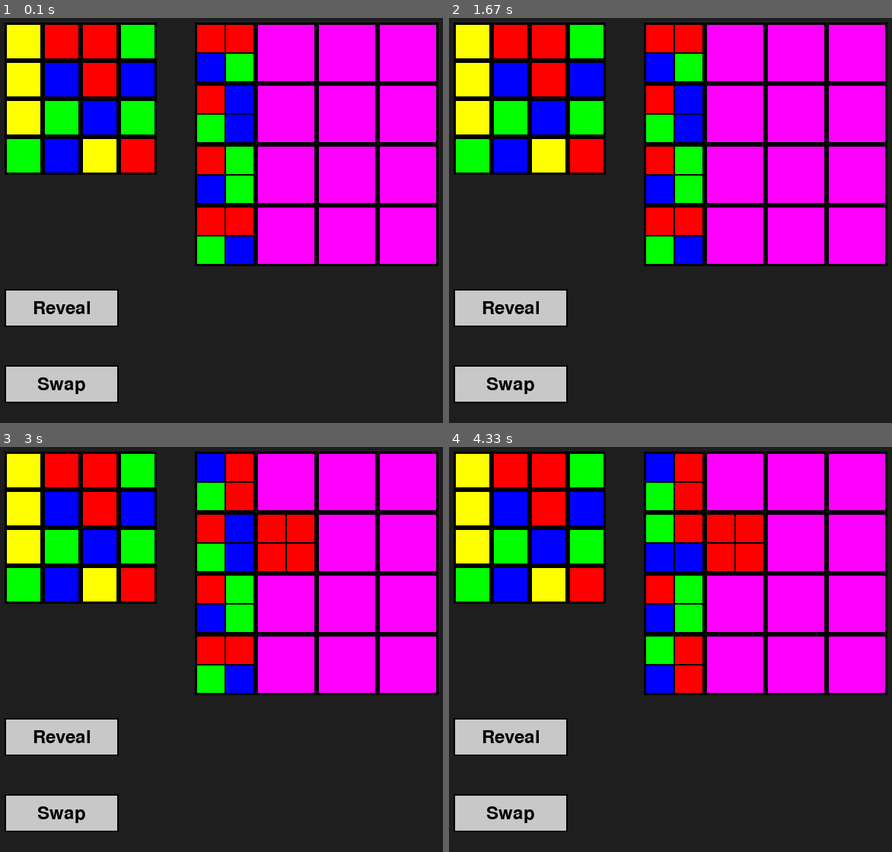
Above: before the commit, frames 1-4 (two rows, left to right).
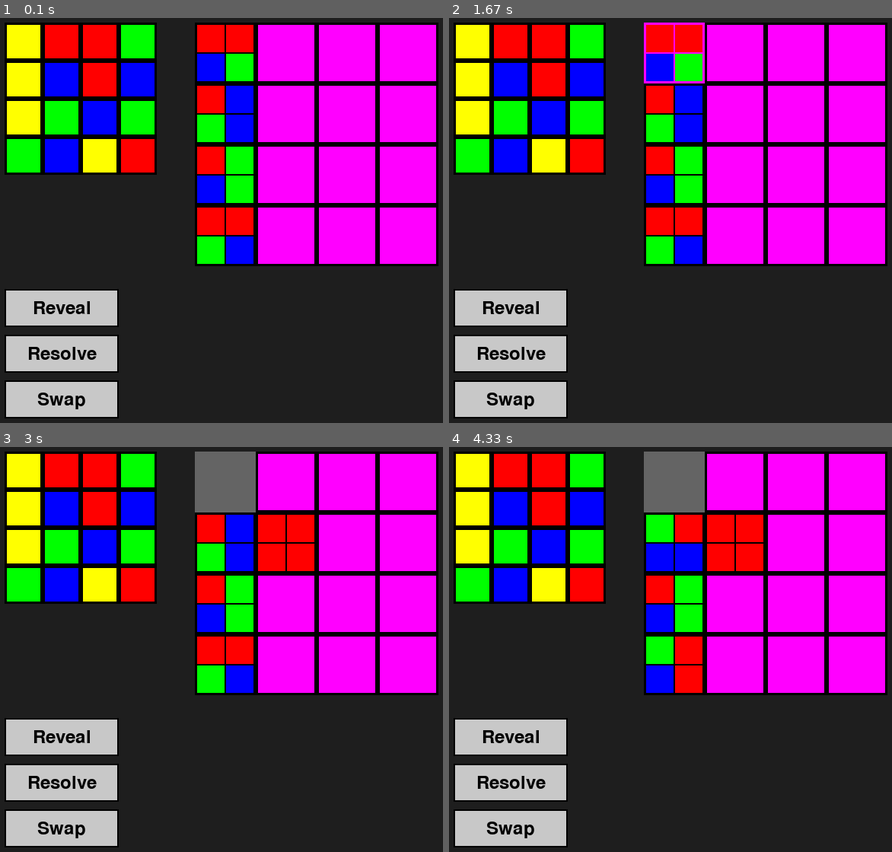
Above: after the commit, the same moments.

Repository: tillschutze/matcher
Game: pygame game, started from main.py
Same seed, same stepped clock (60 frames per second), same inputs: the game is played once before the commit and once after it.
Inputs (mouse positions are in pixels of both pictures, inside the frame that each line leads up to):
- Up to frame 1 (0.1 s): no input
- Up to frame 2 (1.67 s): click (719, 212) at 0.38 s; click (511, 354) at 0.72 s, where only the run after the commit has a clickable "Resolve"; click (807, 54) at 1.05 s
- Up to frame 3 (3 s): click (225, 483) at 1.88 s; click "Reveal" at 2.22 s; click (287, 544) at 2.55 s
- Up to frame 4 (4.33 s): click (674, 544) at 3.38 s; click (674, 665) at 3.72 s

The runs differ from the first frame. In frame 1, 4.0% of the frame differs, in the area x 1-27%, y 78-99%; in frame 2, 4.4%; in frame 3, 6.0%, in the area x 1-58%, y 1-99%; in frame 4, 6.0%.

Commit message:
resolve cards

Diff:
--- a/classes/Board.py
+++ b/classes/Board.py
@@ -97,6 +97,7 @@
     def __init__(self, dimension, deck: Deck, origin=(300, 50), cell_size=80):
         self.deck = deck
         super().__init__(dimension, origin, cell_size)
+        self.board = np.empty((4, 4), dtype=object)
 
     def create_board(self):
         self.create_cells()
@@ -106,6 +107,9 @@
 
     def draw_board(self, screen):
         for i, cell in enumerate(self.cells):
+            if not cell.card:
+                draw_rect(screen, (100, 100, 100), cell.rect)
+                continue
             if i % 4 == 0:
                 cell.card.isFaceUp = True
             cell.card.draw(screen, cell.rect.x,cell.rect.y)
--- a/classes/Cell.py
+++ b/classes/Cell.py
@@ -1,6 +1,6 @@
 import pygame
 from classes.Card import Card
-from typing import TypeVar
+from typing import TypeVar, Optional
 
 
 class Cell:
@@ -21,12 +21,13 @@
 class  PlayerBoardCell(Cell):
     def __init__(self, rect, row, col, action: str, card: Card, strength: int):
         super().__init__(rect, row, col)
-        self.card = card
+        self.card: Optional[Card] = card
         self.action = action
         self.strength = strength
 
     def rotate_card(self, screen):
-        self.card.rotate(screen, self.rect.x, self.rect.y)
+        if self.card:
+            self.card.rotate(screen, self.rect.x, self.rect.y)
 
 
 CellType = TypeVar('CellType', bound=Cell)
--- a/classes/Game.py
+++ b/classes/Game.py
@@ -11,10 +11,12 @@
         self.board: MainBoard = MainBoard(dimension, colors)
         self.deck: Deck = Deck(colors)
         self.playerBoard: PlayerBoard = PlayerBoard(dimension, self.deck)
-        self.swapButton: ActionButton = ActionButton((50, 500, 150, 50), "Swap", self.start_swap)
+        self.swapButton: ActionButton = ActionButton((50, 520, 150, 50), "Swap", self.start_swap)
         self.revealButton: ActionButton = ActionButton((50, 400, 150, 50), "Reveal", self.start_reveal)
+        self.resolveButton: ActionButton = ActionButton((50, 460, 150, 50), "Resolve", self.start_resolving_card)
         self.is_swapping: bool = False
         self.is_revealing: bool = False
+        self.is_resolving_card: bool = False
         self.swapState: Optional[Dict] = None
 
 
@@ -23,6 +25,7 @@
         self.playerBoard.draw_board(screen)
         self.swapButton.draw(screen)
         self.revealButton.draw(screen)
+        self.resolveButton.draw(screen)
 
     def start_swap(self):
         print("Swapping!")
@@ -58,26 +61,35 @@
             # Reset swap mode regardless of whether swap was successful.
             self.is_swapping = False
             self.swapState = None
-            self.find_matching_patterns()
 
     def start_reveal(self):
         self.is_revealing = True
 
     def handle_reveal(self, clicked_cell: PlayerBoardCell):
-        if clicked_cell.card.isFaceUp:
+        if not clicked_cell.card or clicked_cell.card.isFaceUp:
             return
         for cell in self.playerBoard.cells:
-            if cell.row == clicked_cell.row and cell.col == clicked_cell.col -1 and cell.card.isFaceUp:
+            if cell.row == clicked_cell.row and cell.col == clicked_cell.col -1 and (not cell.card or cell.card.isFaceUp):
                 clicked_cell.card.flip()
                 self.is_revealing = False
             else: continue
 
+    def start_resolving_card(self):
+        self.is_resolving_card = True
+
+    def handle_resolving_card(self, clicked_cell: PlayerBoardCell):
+        if clicked_cell.card.isFaceUp and clicked_cell.card.highlight:
+            print("hello card is gone")
+            clicked_cell.card = None
+            self.is_resolving_card = False
+
     def find_matching_patterns(self):
         cells: List[PlayerBoardCell] = self.playerBoard.cells
         for cell in cells:
-            if not cell.card.isFaceUp:
+            if not cell.card or not cell.card.isFaceUp:
                 continue
-            print(cell.card)
+
+
             pattern = cell.card.pattern
             rotations: List[Pattern] = [
                 pattern,
@@ -89,5 +101,3 @@
             for rotation in rotations:
                 if rotation in self.board.patterns:
                     cell.card.highlight = True
-
-                    print("this pattern is in the mainboard: ", pattern)
--- a/main.py
+++ b/main.py
@@ -27,6 +27,7 @@
 
             game.swapButton.handle_event(event)
             game.revealButton.handle_event(event)
+            game.resolveButton.handle_event(event)
 
             if event.type == pygame.MOUSEBUTTONDOWN and event.button == 1:
                 if game.is_swapping:
@@ -41,13 +42,20 @@
                         continue
                     else:
                         game.handle_reveal(clicked_cell)
-
+                elif game.is_resolving_card:
+                    clicked_cell: Optional[PlayerBoardCell] = game.playerBoard.find_clicked_cell(event.pos)
+                    if clicked_cell is None:
+                        continue
+                    else:
+                        game.handle_resolving_card(clicked_cell)
                 else:
                     clicked_cell: Optional[PlayerBoardCell] = game.playerBoard.find_clicked_cell(event.pos)
                     if clicked_cell is None:
                         continue
                     else:
                         clicked_cell.rotate_card(game.screen)
+                game.find_matching_patterns()
+
 
 
 
